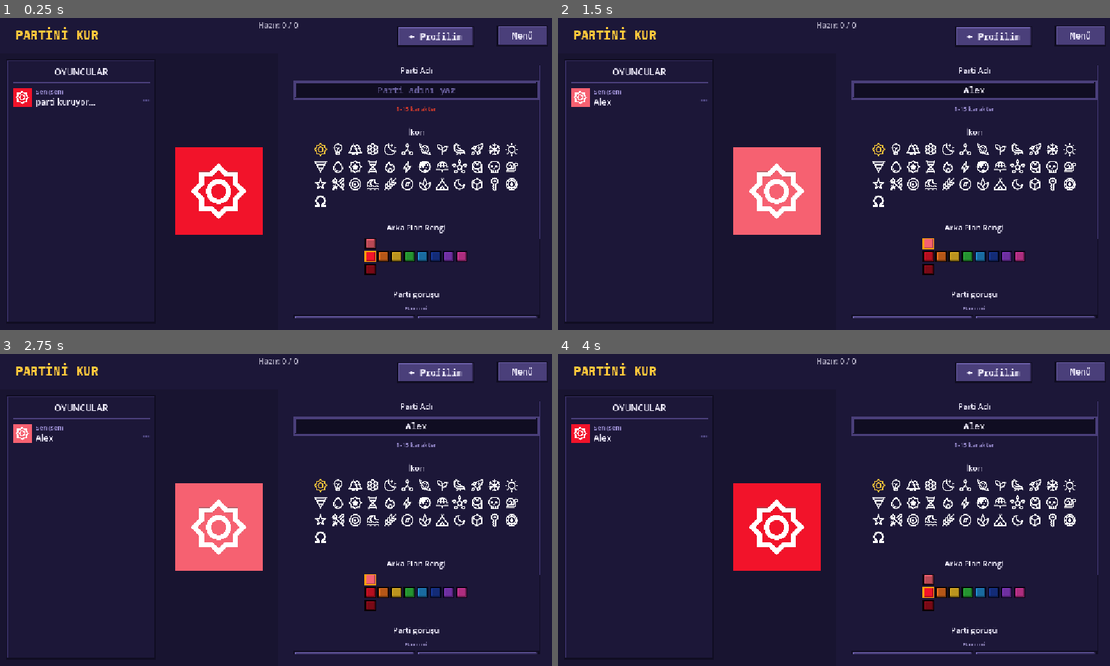
Above: before the commit, frames 1-4 (two rows, left to right).
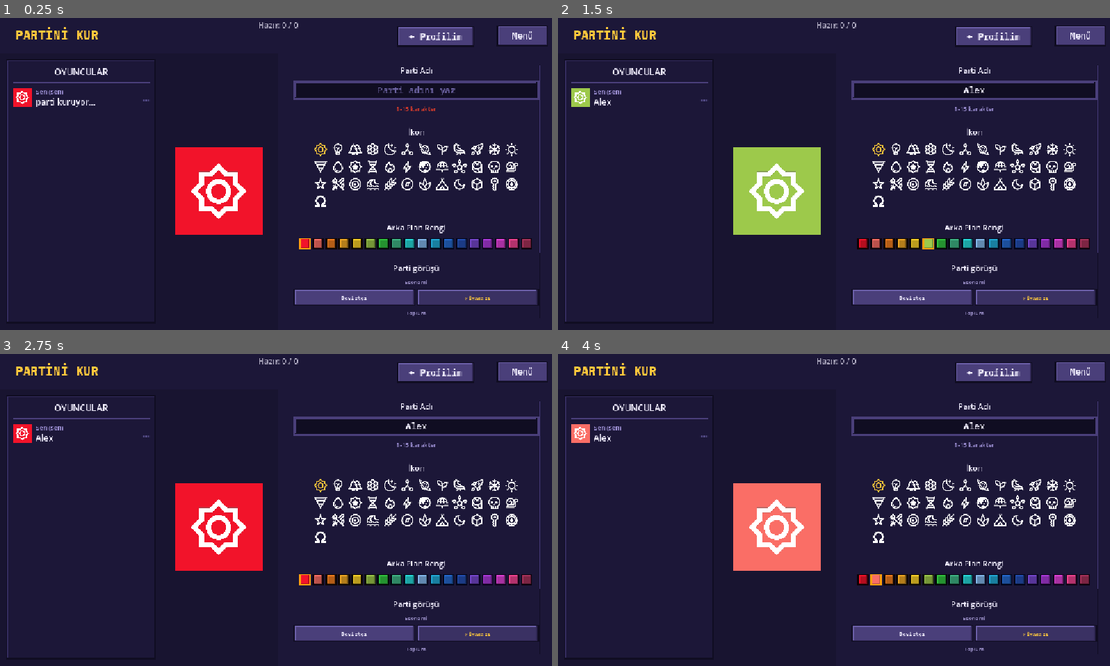
Above: after the commit, the same moments.

Repository: TriQue06/siyaset_oyunu_test_experimental
Game: Godot game, scene res://scenes/PartySetup.tscn
Two runs of this game, one before a commit and one after it. Both use one fixed random seed, a clock stepped at 60 frames per second and the inputs below. This scene is started directly instead of the project's main scene. Sound files missing from this copy of the repository are replaced by a short silence.
Inputs (mouse positions are in pixels of both pictures, inside the frame that each line leads up to):
- Up to frame 1 (0.25 s): no input
- Up to frame 2 (1.5 s): click (972, 89) at 0.52 s; type "Alex" at 0.6 s; click (927, 242) at 1.27 s
- Up to frame 3 (2.75 s): click (303, 578) at 2.02 s
- Up to frame 4 (4 s): click (927, 591) at 2.77 s; click (878, 578) at 3.52 s

The runs differ from the first frame. In frame 1, 4.5% of the frame differs, in the area x 53-98%, y 70-97%; in frame 2, 8.5%; in frame 3, 8.5%, in the area x 2-98%, y 22-97%; in frame 4, 8.5%.

Commit message:
Sürüm 0.0.145: eski parti renk paleti geri geldi
Co-Authored-By: Claude Opus 5.5 <noreply@anthropic.com>

Diff:
--- a/siyaset-oyunu/project.godot
+++ b/siyaset-oyunu/project.godot
@@ -11,7 +11,7 @@
 [application]
 
 config/name="Siyaset Oyunu"
-config/version="0.0.144"
+config/version="0.0.145"
 run/main_scene="res://scenes/Lobby.tscn"
 config/quit_on_go_back=false
 config/features=PackedStringArray("4.7", "Forward Plus")
--- a/siyaset-oyunu/scripts/party_manager.gd
+++ b/siyaset-oyunu/scripts/party_manager.gd
@@ -325,7 +325,7 @@
 		"name": party_name,
 		"icon_index": int(parent.get("icon_index", 0)),
 		"icon_color": Color.WHITE,
-		"bg_color": splinter_color(Color(parent.get("bg_color", Color(0.5, 0.5, 0.5)))),
+		"bg_color": similar_color(Color(parent.get("bg_color", Color(0.5, 0.5, 0.5)))),
 		"ideology": (parent.get("ideology", IdeologyAxes.default_values()) as Dictionary).duplicate(),
 		"ready": true,
 		"splinter_of": parent_id,
@@ -335,28 +335,6 @@
 	parties_updated.emit()
 
 ## Ana rengin "akrabası": tonu biraz kayık, açıklığı belirgin farklı.
-## İÇ KARIŞIKLIKLA BÖLÜNEN PARTİ: ana partinin rengi bir ANA renkse onun koyu ya
-## da açık varyantını; açık/koyu bir varyantsa ana rengi (ya da öbür varyantı)
-## alır. Boşta olan tercih edilir.
-func splinter_color(base: Color) -> Color:
-	var fv := PartyPresets.family_of(base)
-	if int(fv[0]) == -1:
-		return similar_color(base)
-	var family: Array = PartyPresets.FAMILIES[int(fv[0])]
-	var options: Array = []
-	match int(fv[1]):
-		PartyPresets.MAIN:
-			options = [family[PartyPresets.DARK], family[PartyPresets.LIGHT]]
-		PartyPresets.LIGHT:
-			options = [family[PartyPresets.MAIN], family[PartyPresets.DARK]]
-		_:
-			options = [family[PartyPresets.MAIN], family[PartyPresets.LIGHT]]
-	options.shuffle()
-	for option in options:
-		if color_owner(option) == -1:
-			return option
-	return options[0]
-
 static func similar_color(base: Color) -> Color:
 	var value := base.v * 0.62 if base.get_luminance() > 0.45 else minf(1.0, base.v * 1.25 + 0.15)
 	return Color.from_hsv(fposmod(base.h + 0.04, 1.0), clampf(base.s * 0.85, 0.25, 1.0), clampf(value, 0.25, 1.0))
--- a/siyaset-oyunu/scripts/party_presets.gd
+++ b/siyaset-oyunu/scripts/party_presets.gd
@@ -11,37 +11,26 @@
 const ICON_NATIVE_SIZE := 24.0  # kaynak SVG'lerin viewBox boyutu (24dp)
 
 # Parti (arka plan) renkleri. İkon rengi her zaman beyazdır.
-# 8 ANA RENK; her birinin koyu ve açık varyantı var: [ana, koyu, açık].
-const FAMILIES: Array = [
-	[Color("F2132A"), Color("A10C1C"), Color("F66171")], # kırmızı
-	[Color("F2741F"), Color("A14D14"), Color("F6A269")], # turuncu
-	[Color("FAC528"), Color("A6831A"), Color("FBD86F")], # sarı
-	[Color("31C440"), Color("20822A"), Color("75D77F")], # yeşil
-	[Color("228DD4"), Color("165E8D"), Color("6BB3E2")], # mavi
-	[Color("193A9E"), Color("102669"), Color("657BBE")], # lacivert
-	[Color("913FD4"), Color("602A8D"), Color("B57FE2")], # mor
-	[Color("E83CA9"), Color("9A2870"), Color("EF7DC5")], # pembe
+const COLORS: Array[Color] = [
+	Color("F2132A"), # kırmızı
+	Color("FA6E66"), # somon kırmızısı
+	Color("F27E1F"), # turuncu
+	Color("F0A824"), # sarı-turuncu
+	Color("FAD028"), # sarı
+	Color("9DC94B"), # limon sarısı
+	Color("31C440"), # yeşil
+	Color("3FB586"), # su yeşili
+	Color("27DBDB"), # turkuaz
+	Color("83B7EB"), # açık mavi
+	Color("22A9D6"), # mavi
+	Color("2569CF"), # koyu mavi
+	Color("244FB3"), # lacivert
+	Color("7647CC"), # indigo
+	Color("AB39DB"), # mor
+	Color("E041D8"), # eflatun
+	Color("F04391"), # fuşya
+	Color("A6325A"), # bordo
 ]
-const MAIN := 0
-const DARK := 1
-const LIGHT := 2
-## Bütün seçilebilir renkler (ana renkler önce).
-static var COLORS: Array[Color] = _all_colors()
-
-static func _all_colors() -> Array[Color]:
-	var list: Array[Color] = []
-	for variant in [MAIN, DARK, LIGHT]:
-		for family in FAMILIES:
-			list.append(family[variant])
-	return list
-
-## Rengin ailesi ve varyantı: [aile, varyant] ya da [-1, -1].
-static func family_of(color: Color) -> Array:
-	for f in FAMILIES.size():
-		for v in 3:
-			if (FAMILIES[f][v] as Color).is_equal_approx(color):
-				return [f, v]
-	return [-1, -1]
 
 ## İkon dosyaları DÜZ .svg: her görüntüleyici/editör açabilsin diye. Godot
 ## bunları dokuya çevirmesin diye her birinin .import dosyası importer="keep"
--- a/siyaset-oyunu/scripts/party_setup.gd
+++ b/siyaset-oyunu/scripts/party_setup.gd
@@ -386,56 +386,39 @@
 static func _is_allowed_bg_color(color: Color) -> bool:
 	return not color.is_equal_approx(ICON_COLOR)
 
-## RENK SEÇİMİ: 8 ana renk; seçili ailenin açık tonu üstte, koyu tonu altta açılır.
-var _open_family := -1
-
 func _build_color_row() -> void:
 	for child in bg_color_row.get_children():
 		child.queue_free()
-	var selected_family := int(PartyPresets.family_of(_selected_bg_color)[0])
-	if _open_family == -1:
-		_open_family = selected_family
-	for f in PartyPresets.FAMILIES.size():
-		var column := VBoxContainer.new()
-		column.add_theme_constant_override("separation", 3)
-		column.size_flags_vertical = SIZE_SHRINK_CENTER
-		for variant in [PartyPresets.LIGHT, PartyPresets.MAIN, PartyPresets.DARK]:
-			var color: Color = PartyPresets.FAMILIES[f][variant]
-			if variant != PartyPresets.MAIN and f != _open_family:
-				# Yer tutucu: açılınca satır kaymasın.
-				var gap := Control.new()
-				gap.custom_minimum_size = Vector2(SWATCH_SIZE, SWATCH_SIZE)
-				gap.mouse_filter = Control.MOUSE_FILTER_IGNORE
-				column.add_child(gap)
-				continue
-			column.add_child(_color_swatch(color, f))
-		bg_color_row.add_child(column)
-
-func _color_swatch(color: Color, family: int) -> Button:
-	var taken := _is_taken_by_player(color)
-	var allowed := _is_allowed_bg_color(color) and not taken
-	var btn := Button.new()
-	btn.custom_minimum_size = Vector2(SWATCH_SIZE, SWATCH_SIZE)
-	btn.size_flags_horizontal = SIZE_SHRINK_CENTER
-	btn.size_flags_vertical = SIZE_SHRINK_CENTER
-	btn.clip_text = true
-	if taken:
-		btn.text = "✕"
-		btn.add_theme_font_size_override("font_size", 12)
-		btn.tooltip_text = "Bu renk başka bir oyuncuda"
-	btn.disabled = not allowed or (_is_locked and not _editing_bot())
-	btn.modulate = Color.WHITE if allowed else Color(0.55, 0.55, 0.55, 1.0)
-	var selected := color.is_equal_approx(_selected_bg_color)
-	var style := UiSkin.color_box(color, UiSkin.BUTTON_TINT_HOVER if selected else UiSkin.BUTTON_TINT_NORMAL)
-	for state in ["normal", "hover", "pressed", "disabled"]:
-		btn.add_theme_stylebox_override(state, style)
-	if selected:
-		var ring := UiSkin.color_surface(UiTheme.GOLD, UiSkin.TARGET)
-		ring.set_anchors_preset(Control.PRESET_FULL_RECT)
-		btn.add_child(ring)
-	if allowed:
-		btn.pressed.connect(_on_bg_color_selected.bind(color, family))
-	return btn
+	for i in PartyPresets.COLORS.size():
+		var color: Color = PartyPresets.COLORS[i]
+		var taken := _is_taken_by_player(color)
+		var allowed := _is_allowed_bg_color(color) and not taken
+		var btn := Button.new()
+		btn.custom_minimum_size = Vector2(SWATCH_SIZE, SWATCH_SIZE)
+		# KARE KALSIN: HFlowContainer çocukları satırın yüksekliğine geriyordu;
+		# "✕" yazılı bir kutu satırı yükseltince bütün renkler dikdörtgen
+		# oluyordu. Shrink ile her kutu kendi kare ölçüsünde kalır.
+		btn.size_flags_horizontal = SIZE_SHRINK_CENTER
+		btn.size_flags_vertical = SIZE_SHRINK_CENTER
+		btn.clip_text = true
+		if taken:
+			btn.text = "✕"
+			btn.add_theme_font_size_override("font_size", 12)
+			btn.tooltip_text = "Bu renk başka bir oyuncuda"
+		btn.disabled = not allowed or (_is_locked and not _editing_bot())
+		btn.modulate = Color.WHITE if allowed else Color(0.55, 0.55, 0.55, 1.0)
+		# Seçili renk altın çerçeveyle ayrılır (pixel tarz: kare, kalın kenar).
+		var selected := color.is_equal_approx(_selected_bg_color)
+		var style := UiSkin.color_box(color, UiSkin.BUTTON_TINT_HOVER if selected else UiSkin.BUTTON_TINT_NORMAL)
+		for state in ["normal", "hover", "pressed", "disabled"]:
+			btn.add_theme_stylebox_override(state, style)
+		if selected:
+			var ring := UiSkin.color_surface(UiTheme.GOLD, UiSkin.TARGET)
+			ring.set_anchors_preset(Control.PRESET_FULL_RECT)
+			btn.add_child(ring)
+		if allowed:
+			btn.pressed.connect(_on_bg_color_selected.bind(i))
+		bg_color_row.add_child(btn)
 
 ## OYUN BAŞI: parti kurulumundan siyasetçi profiline geri dönülebilir.
 var _profile_button: Button
@@ -466,9 +449,8 @@
 	_update_preview()
 	_push_party()
 
-func _on_bg_color_selected(color: Color, family: int) -> void:
-	_selected_bg_color = color
-	_open_family = int(PartyPresets.family_of(color)[0]) if family >= 0 else family
+func _on_bg_color_selected(index: int) -> void:
+	_selected_bg_color = PartyPresets.COLORS[index]
 	_build_color_row()
 	_update_preview()
 	_push_party()
--- a/siyaset-oyunu/tools/party_setup_preview.gd
+++ b/siyaset-oyunu/tools/party_setup_preview.gd
@@ -56,7 +56,7 @@
 		root.get_texture().get_image().save_png("%s/party_setup.png" % OS.get_user_data_dir())
 	# İkonlar: tek kategori, düz .svg dosyaları (importer="keep").
 	var presets = root.get_node("PartyPresets")
-	check("8 ana renk x 3 ton = 24 parti rengi", colors.size() == 24)
+	check("18 parti rengi", colors.size() == 18)
 	check("39 parti ikonu yuklendi (mana.svg haric)", presets.icon_count() == 39, str(presets.icon_count()))
 	check("ikon yollari .svg", String(presets.icon_paths[0]).ends_with(".svg"), String(presets.icon_paths[0]))
 	check("ikon rasterize edilir", presets.get_icon_texture(0, 64) != null)
@@ -80,7 +80,7 @@
 		if pm.color_owner(colors[i], edited_bot) == -1:
 			free_index = i
 			break
-	scene._on_bg_color_selected(colors[free_index], 0)
+	scene._on_bg_color_selected(free_index)
 	await _frames(3)
 	var bot_party: Dictionary = pm.parties[edited_bot]
 	check("oda sahibi botun adini, logosunu, rengini degistirdi", bot_party["name"] == "Robotlar" 		and int(bot_party["icon_index"]) == 3 and Color(bot_party["bg_color"]).is_equal_approx(colors[free_index]), str(bot_party))
Not shown, changed: siyaset-oyunu/export_presets.cfg
